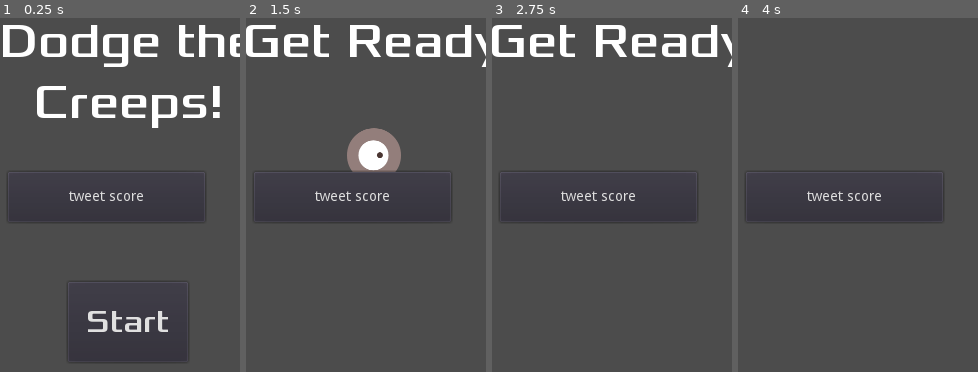
Above: before the commit, frames 1-4 (left to right).
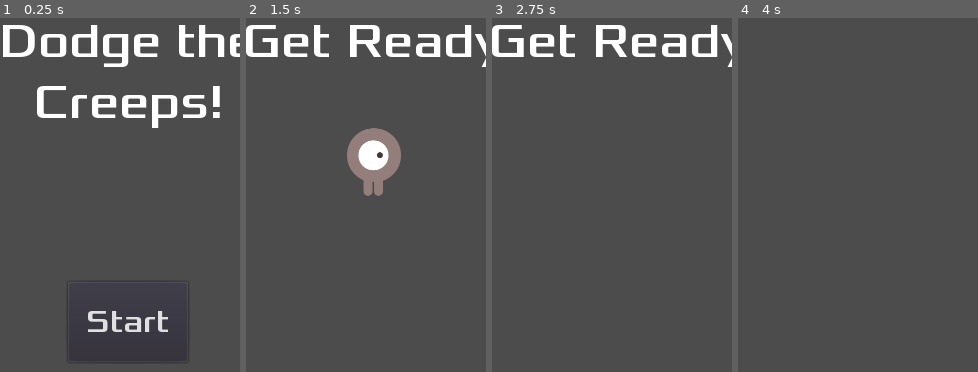
Above: after the commit, the same moments.

Repository: MenacingMecha/dodge-the-creeps
Game: Godot game, scene res://Main.tscn
Same seed, same stepped clock (60 frames per second), same inputs: the game is played once before the commit and once after it.
Inputs (mouse positions are % of the whole screen's width and height, from its top left):
- Up to frame 1 (0.25 s): no input
- Up to frame 2 (1.5 s): click (46, 67) at 0.5 s, where only the run before the commit has a clickable "tweet score"; click "Start" at 1.25 s
- Up to frame 3 (2.75 s): hold Right (ui_right) from 2.03 s (still down)
- Up to frame 4 (4 s): release Right (ui_right) at 2.78 s; hold Down (ui_down) 2.78-3.53 s; hold Right (ui_right) from 3.53 s (still down)
The pictures show only the part of the screen within x 23-73%, y 42-92%; the shares and areas given below are measured in that part.

The runs differ from the first frame. In frame 1, 0.5% of the frame differs, in the area x 7-81%, y 48-58%; in frame 2, 1.2%, in the area x 7-81%, y 43-58%; in frame 3, 0.5%; in frame 4, 0.5%.

Commit message:
Tweet button is now formatted correctly and only visible after the first gameover

Diff:
--- a/HUD.gd
+++ b/HUD.gd
@@ -1,6 +1,9 @@
 extends CanvasLayer
 
 signal start_game
+
+func _ready():
+    $TweetButton.hide()  # tweet button starts hidden by default
 
 func show_message(text):
     $MessageLabel.text = text
@@ -13,6 +16,7 @@
     $StartButton.show()
     $MessageLabel.text = "Dodge the\nCreeps!"
     $MessageLabel.show()
+    $TweetButton.show()
 
 func update_score(score):
     $ScoreLabel.text = str(score)
--- a/HUD.tscn
+++ b/HUD.tscn
@@ -29,7 +29,15 @@
 font_data = ExtResource( 2 )
 _sections_unfolded = [ "Font", "Settings" ]
 
-[node name="HUD" type="CanvasLayer"]
+[sub_resource type="DynamicFont" id=4]
+
+size = 20
+use_mipmaps = false
+use_filter = false
+font_data = ExtResource( 2 )
+_sections_unfolded = [ "Font", "Settings" ]
+
+[node name="HUD" type="CanvasLayer" index="0"]
 
 layer = 1
 offset = Vector2( 0, 0 )
@@ -138,14 +146,14 @@
 
 [node name="TweetButton" type="Button" parent="." index="4"]
 
-anchor_left = 0.0
-anchor_top = 0.0
-anchor_right = 0.0
-anchor_bottom = 0.0
-margin_left = 120.0
-margin_top = 460.0
-margin_right = 317.0
-margin_bottom = 510.0
+anchor_left = 0.5
+anchor_top = 0.5
+anchor_right = 0.5
+anchor_bottom = 0.5
+margin_left = -100.0
+margin_top = -280.0
+margin_right = 97.0
+margin_bottom = -230.0
 rect_pivot_offset = Vector2( 0, 0 )
 rect_clip_content = false
 focus_mode = 2
@@ -153,13 +161,15 @@
 mouse_default_cursor_shape = 0
 size_flags_horizontal = 1
 size_flags_vertical = 1
+custom_fonts/font = SubResource( 4 )
 toggle_mode = false
 enabled_focus_mode = 2
 shortcut = null
 group = null
-text = "tweet score"
+text = "Tweet Score"
 flat = false
 align = 1
+_sections_unfolded = [ "custom_fonts" ]
 
 [connection signal="timeout" from="MessageTimer" to="." method="_on_MessageTimer_timeout"]
 
--- a/Main.tscn
+++ b/Main.tscn
@@ -14,7 +14,7 @@
 "points": PoolVector2Array( 0, 0, 0, 0, 0, 0, 0, 0, 0, 0, 480, 0, 0, 0, 0, 0, 480, 720, 0, 0, 0, 0, 0, 720, 0, 0, 0, 0, 0, 0 )
 }
 
-[node name="Main" type="Node" index="0"]
+[node name="Main" type="Node"]
 
 script = ExtResource( 1 )
 Mob = ExtResource( 2 )
Not shown: 1 places in HUD.tscn that only renumber resources
